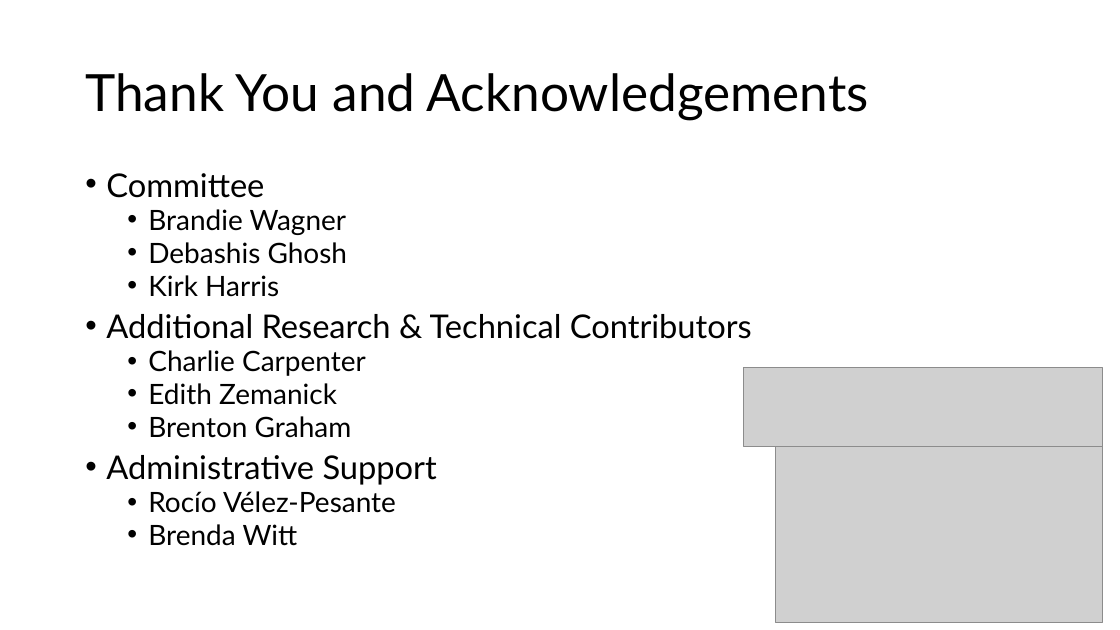
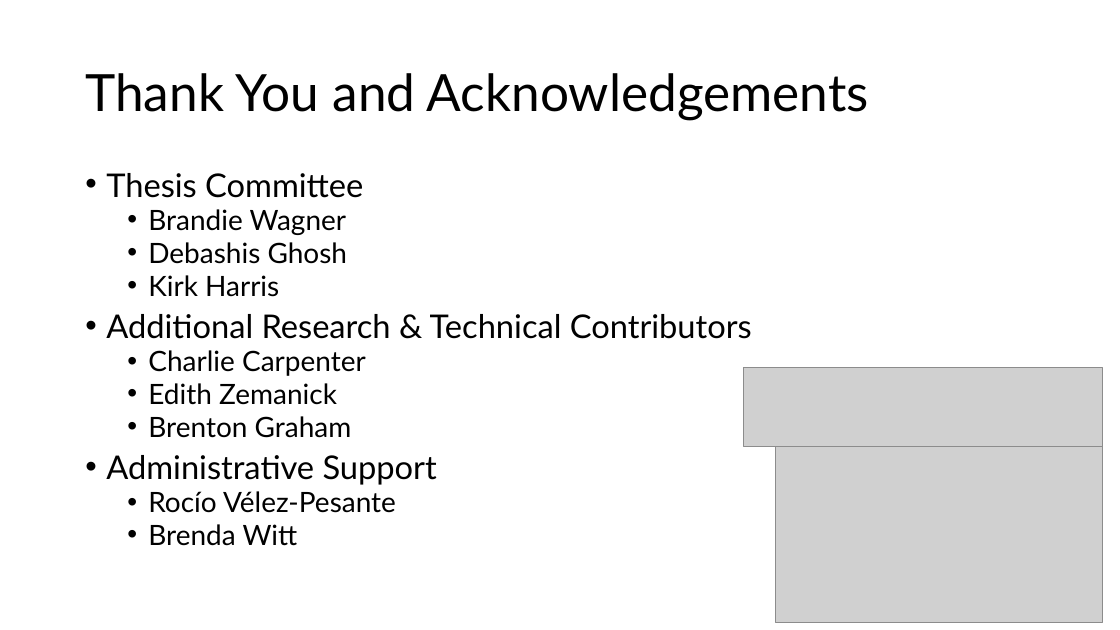
Before and after one commit to eweible/CF_Multi-omic_Clustering, a slide deck: slide 31 of Dissemination/Weible_Defense.pptx (slide 30 before the commit). Drawn at 1120x630 pixels with LibreOffice and Linux fonts; fonts in the diff are those of the drawing; grey boxes stand for pictures. Boxes give left, top, right and bottom in pixels: in the first picture for what was removed or moved away, otherwise in the second. Text is boxed around its words. In the diff, an @@ line names an element or a change of style, - is before the commit and + after.

```diff
--- a/Dissemination/Weible_Defense.pptx
+++ b/Dissemination/Weible_Defense.pptx
@@ text at (106, 173, 363, 198): text changed @@
-• Committee
+• Thesis Committee
```
Also in this commit, not shown: 2 other slides changed, 1 slide added.
